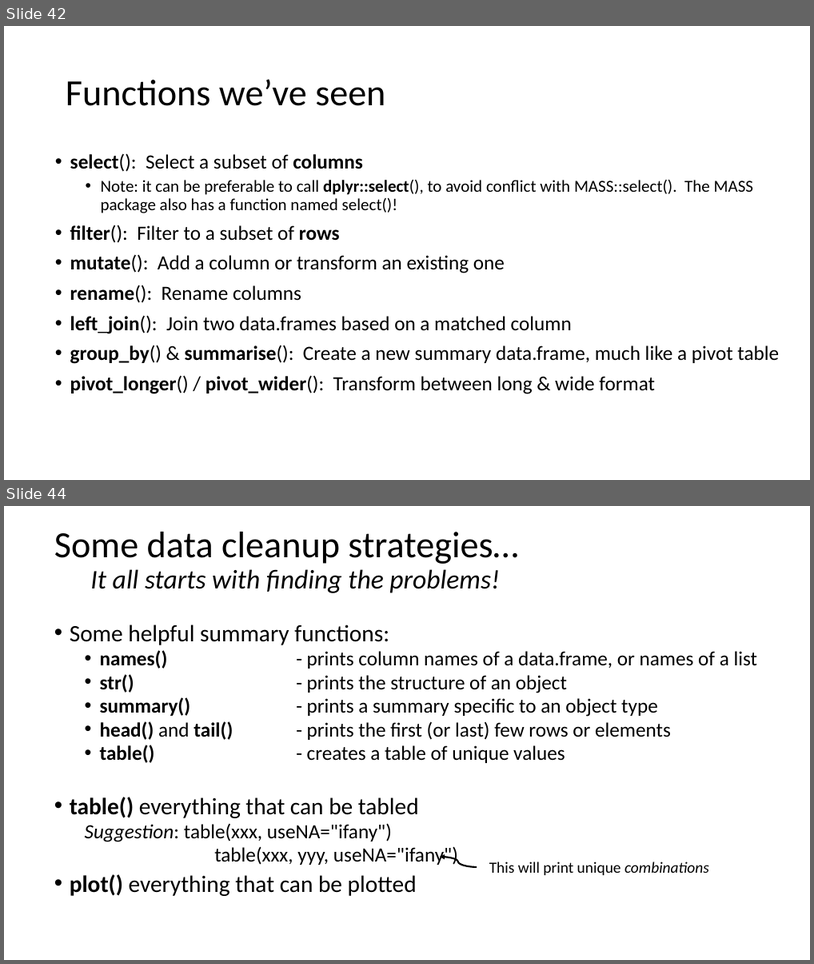
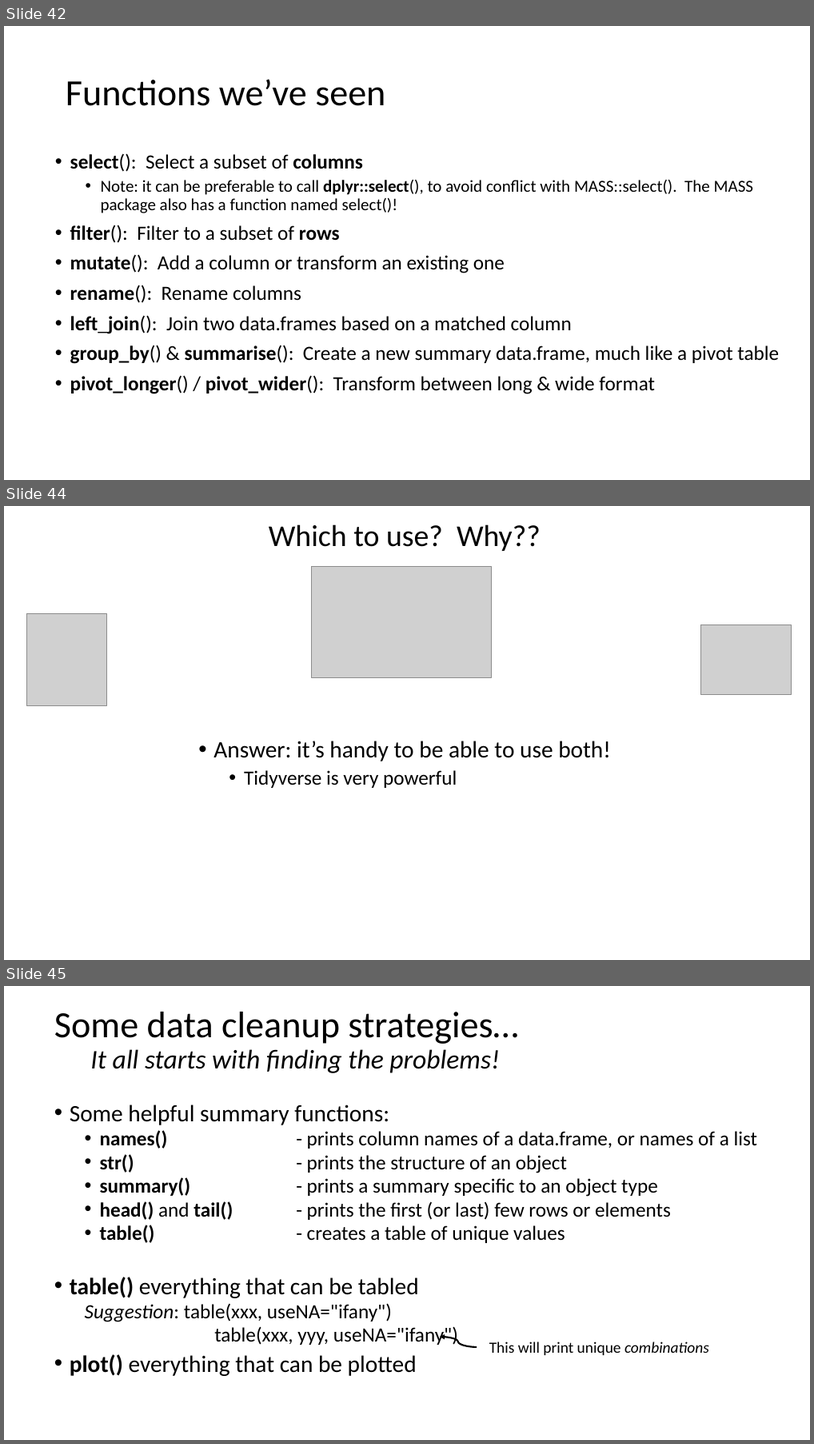
Before and after one commit to justinpriest/ADFG_R_Intro_Workshop, a slide deck: presentations/6 - Data Manipulation with tidyverse.pptx. Shown one above the other, each under a label of ours: slides 42 and 44 before the commit, slides 42, 44 and 45 after it; the slides between them are not shown. The pictures are 814x964 and 814x1444 pixels, drawn with LibreOffice and Linux fonts; fonts in the diff are those of the drawing; grey boxes stand for pictures. Boxes give left, top, right and bottom in pixels: in the first picture for what was removed or moved away, otherwise in the second. Text is boxed around its words. In the diff, an @@ line names an element or a change of style, - is before the commit and + after.

```diff
--- a/presentations/6 - Data Manipulation with tidyverse.pptx
+++ b/presentations/6 - Data Manipulation with tidyverse.pptx
@@ slide 44 added at (x1=4, y1=506, x2=810, y2=960), background #FFFFFF @@
@@ title added at (x1=269, y1=524, x2=541, y2=551), 36 pt, text #000000 @@
+Which to use? Why??
@@ picture added at (x1=311, y1=567, x2=491, y2=677) @@
@@ picture added at (x1=27, y1=613, x2=107, y2=706) @@
@@ picture added at (x1=702, y1=624, x2=792, y2=694) @@
@@ text added at (x1=214, y1=740, x2=611, y2=788), 28 pt, text #000000 @@
+• Answer: it’s handy to be able to use both!
+  • Tidyverse is very powerful
@@ what was slide 44 is now slide 45 @@
```
Also in this commit, not shown: 3 slides changed, 4 other files.
